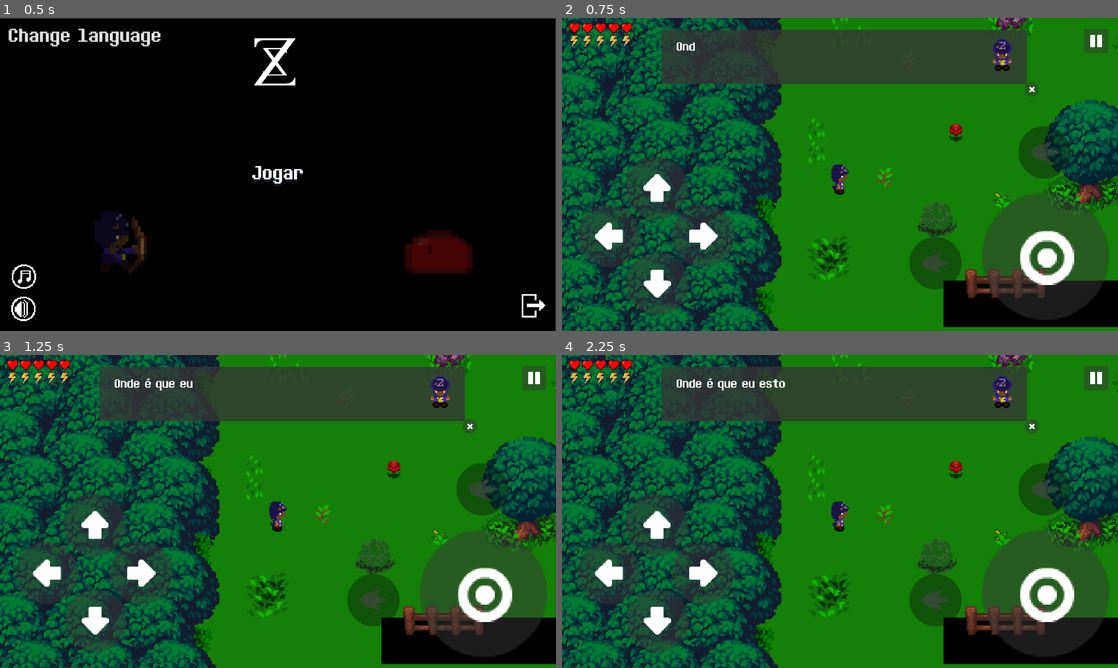
Above: before the commit, frames 1-4 (two rows, left to right).
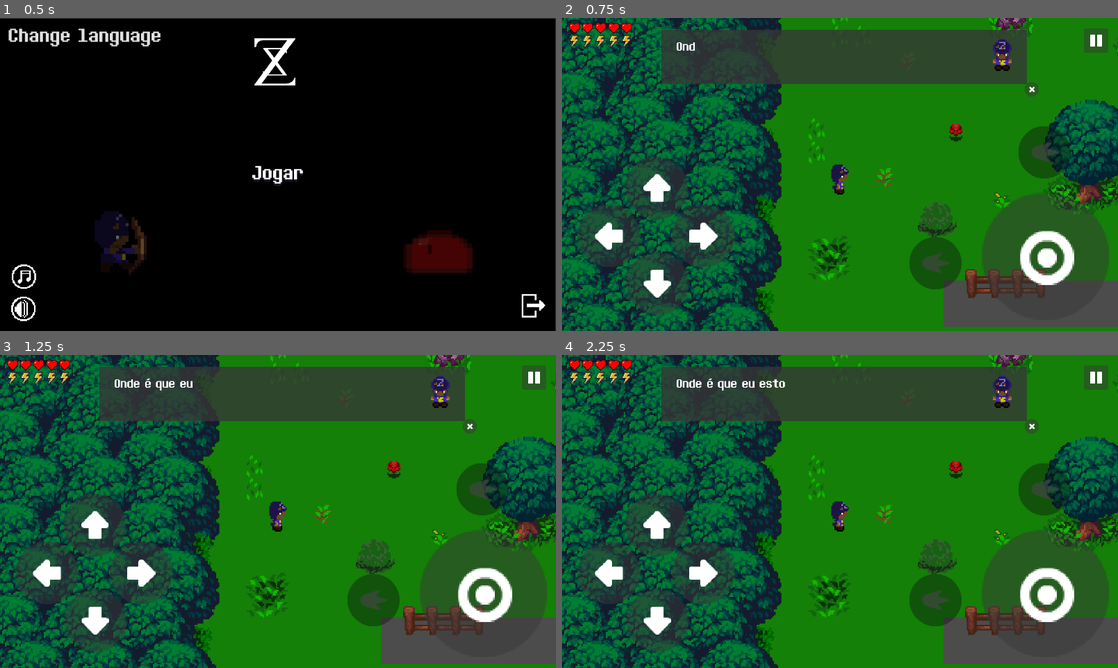
Above: after the commit, the same moments.

Repository: SynT8735/Blackout
Game: Godot game, scene res://Scenes/Menu/Menu.tscn
Two runs of this game, one before a commit and one after it. Both use one fixed random seed, a clock stepped at 60 frames per second and the inputs below. Video files are missing from this copy of the repository; at most half a second of black plays in their place.
Inputs (mouse positions are in pixels of both pictures, inside the frame that each line leads up to):
- Up to frame 1 (0.5 s): no input
- Up to frame 2 (0.75 s): click "Jogar" at 0.5 s
- Up to frame 3 (1.25 s): no input
- Up to frame 4 (2.25 s): click (1095, 376) at 1.25 s; click "Voltar ao jogo" at 2 s

Frame 1 is identical in both runs. In frame 2, 4.1% of the frame differs, in the area x 68-100%, y 3-99%; in frame 3, 4.1%; in frame 4, 4.1%.

Commit message:
restarting bug fixed

Diff:
--- a/Blackout/Organizado/Scenes/World.tscn
+++ b/Blackout/Organizado/Scenes/World.tscn
@@ -137,7 +137,6 @@
 visible = false
 position = Vector2( 221.603, 246.272 )
 scale = Vector2( 0.5, 0.5 )
-frame = 3
 
 [node name="Map" parent="." instance=ExtResource( 3 )]
 position = Vector2( 1, -2 )
@@ -289,7 +288,6 @@
 normal = ExtResource( 11 )
 
 [node name="PauseMenu" type="CanvasLayer" parent="."]
-editor/display_folded = true
 layer = 100
 
 [node name="Pause" type="Control" parent="PauseMenu"]
@@ -344,9 +342,9 @@
 [node name="pause" type="Button" parent="PauseMenu"]
 pause_mode = 2
 margin_left = 1194.59
-margin_top = 21.7552
+margin_top = 21.1565
 margin_right = 1254.59
-margin_bottom = 75.7552
+margin_bottom = 75.1565
 rect_scale = Vector2( 1.15, 1.15 )
 size_flags_stretch_ratio = 0.0
 custom_styles/pressed = SubResource( 4 )
@@ -415,7 +413,7 @@
 
 [node name="Slime2" parent="." instance=ExtResource( 26 )]
 editor/display_folded = true
-position = Vector2( 568.518, 322.496 )
+position = Vector2( 568.518, 321.897 )
 speed = 70
 
 [node name="Navigation2D" type="Navigation2D" parent="Slime2"]
--- a/Blackout/Organizado/assets/scripts/KinematicBody2D.gd
+++ b/Blackout/Organizado/assets/scripts/KinematicBody2D.gd
@@ -59,8 +59,6 @@
 	timer.set_wait_time(arrow_delay)
 	timer.connect("timeout", self, "on_timeout_complete")
 	add_child(timer)
-	$"/root/Menu".connect("SFX_off", self, "SFX_off_received")
-	$"/root/Menu".connect("SFX_on", self, "SFX_on_received")
 
 func SFX_off_received():
 	sfx = false
@@ -186,6 +184,7 @@
 	restart_game()
 	velocity = move_and_slide(velocity)
 
+
 	if sprite.flip_h == true:
 		directionx = -1
 		directiony = 0
--- a/Blackout/Organizado/assets/scripts/slime.gd
+++ b/Blackout/Organizado/assets/scripts/slime.gd
@@ -9,10 +9,6 @@
 var velocity = Vector2.ZERO
 var player = null
 var sfx = true
-
-func _ready():
-	$"/root/Menu".connect("SFX_off", self, "SFX_off_received")
-	$"/root/Menu".connect("SFX_on", self, "SFX_on_received")
 
 func SFX_off_received():
 	sfx = false
--- a/Blackout/Organizado/assets/scripts/slime_boss.gd
+++ b/Blackout/Organizado/assets/scripts/slime_boss.gd
@@ -11,10 +11,6 @@
 var velocity = Vector2.ZERO
 var player = null
 var sfx = true
-
-func _ready():
-	$"/root/Menu".connect("SFX_off", self, "SFX_off_received")
-	$"/root/Menu".connect("SFX_on", self, "SFX_on_received")
 
 func SFX_off_received():
 	sfx = false
--- a/Blackout/Organizado/project.godot
+++ b/Blackout/Organizado/project.godot
@@ -34,7 +34,6 @@
 SFX_Flask="*res://Scenes/SFX/SFX_Flask.tscn"
 SFX_MegaSlime_Jumping="*res://Scenes/SFX/SFX_MegaSlime_Jumping.tscn"
 SFX_Slime_Jumping="*res://Scenes/SFX/SFX_Slime_Jumping.tscn"
-Menu="*res://Scenes/Menu/Menu.tscn"
 
 [display]
 
Binary file changed: Blackout/Organizado/translations.en.translation
Binary file changed: Blackout/Organizado/translations.pt.translation
Binary file changed: Blackout/Organizado/translations.ru.translation
